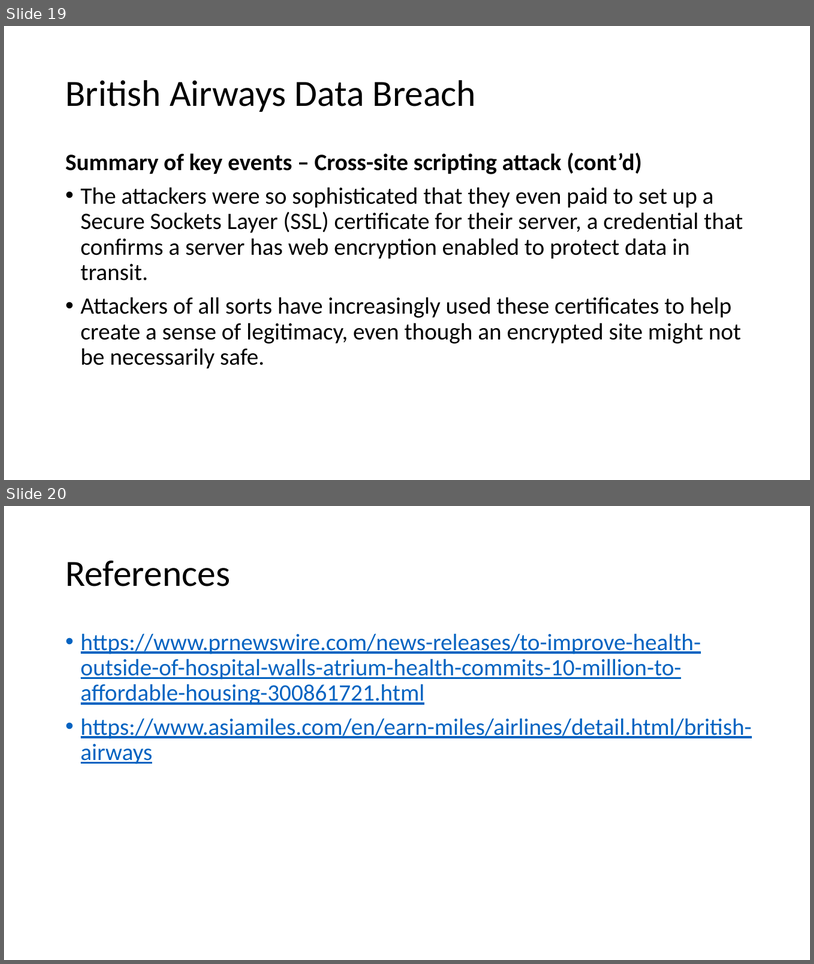
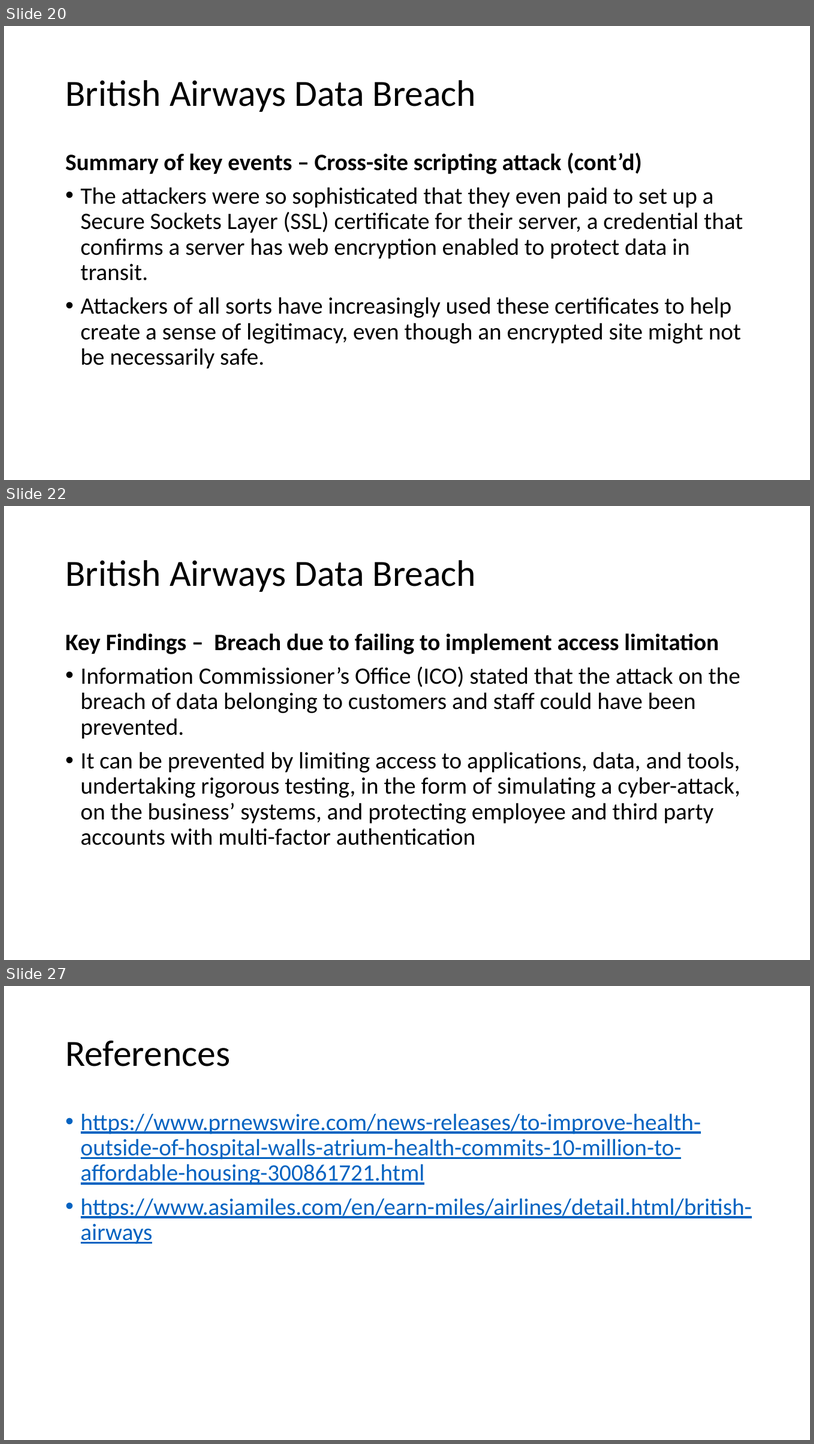
Before and after one commit to nicholasneo78/regression-analysis, a slide deck: CE4062-project.pptx. Shown one above the other, each under a label of ours: slides 19 and 20 before the commit, slides 20, 22 and 27 after it; the slides between them are not shown. The pictures are 814x964 and 814x1444 pixels, drawn with LibreOffice and Linux fonts; fonts in the diff are those of the drawing. Boxes give left, top, right and bottom in pixels: in the first picture for what was removed or moved away, otherwise in the second. Text is boxed around its words. In the diff, an @@ line names an element or a change of style, - is before the commit and + after.

```diff
--- a/CE4062-project.pptx
+++ b/CE4062-project.pptx
@@ slide 22 added at (4, 506, 810, 960), background #FFFFFF @@
@@ title added at (65, 560, 477, 592), 44 pt, text #000000 @@
+British Airways Data Breach
@@ text added at (65, 633, 741, 845), 28 pt, text #000000 @@
+Key Findings – Breach due to failing to implement access limitation
+• Information Commissioner’s Office (ICO) stated that the attack on the breach of data belonging to customers and staff could have been prevented.
+• It can be prevented by limiting access to applications, data, and tools, undertaking rigorous testing, in the form of simulating a cyber-attack, on the business’ systems, and protecting employee and third party accounts with multi-factor authentication
@@ what was slide 19 is now slide 20 @@
@@ what was slide 20 is now slide 27 @@
```
Also in this commit, not shown: 4 slides changed, 6 other slides added.
